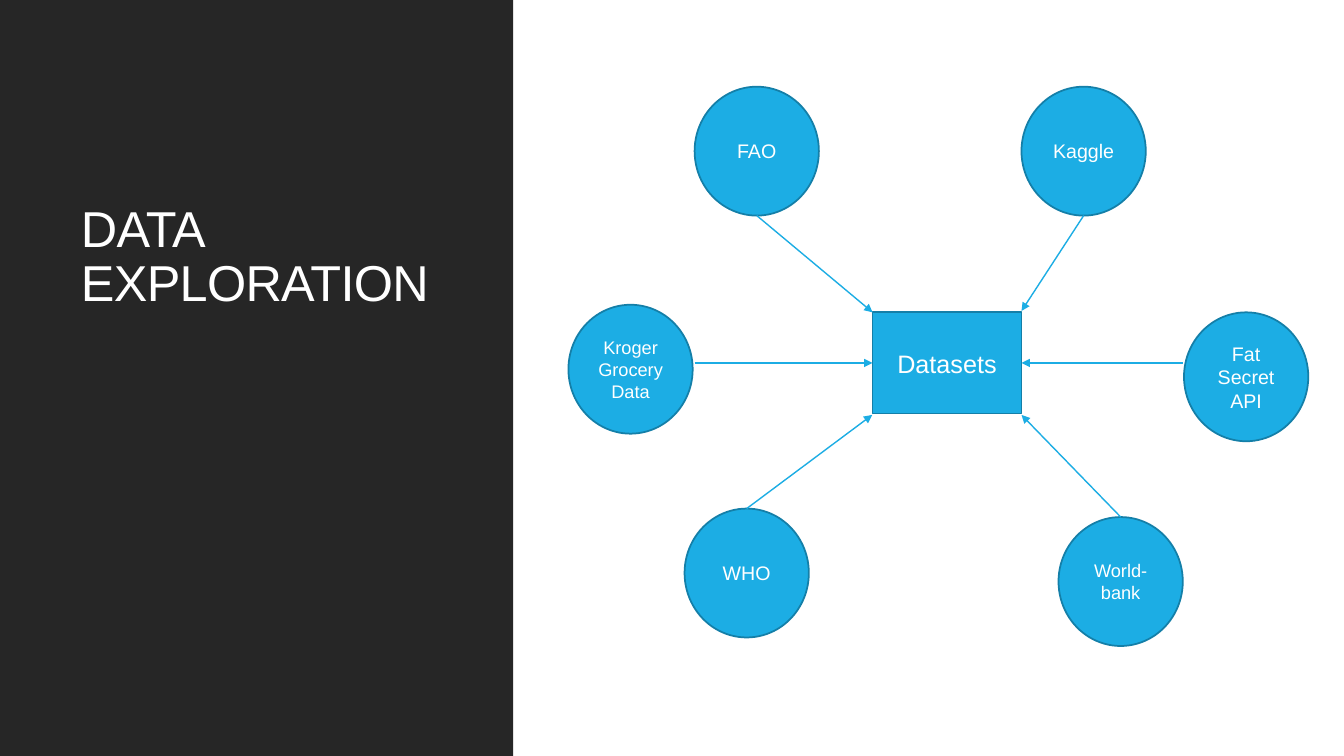
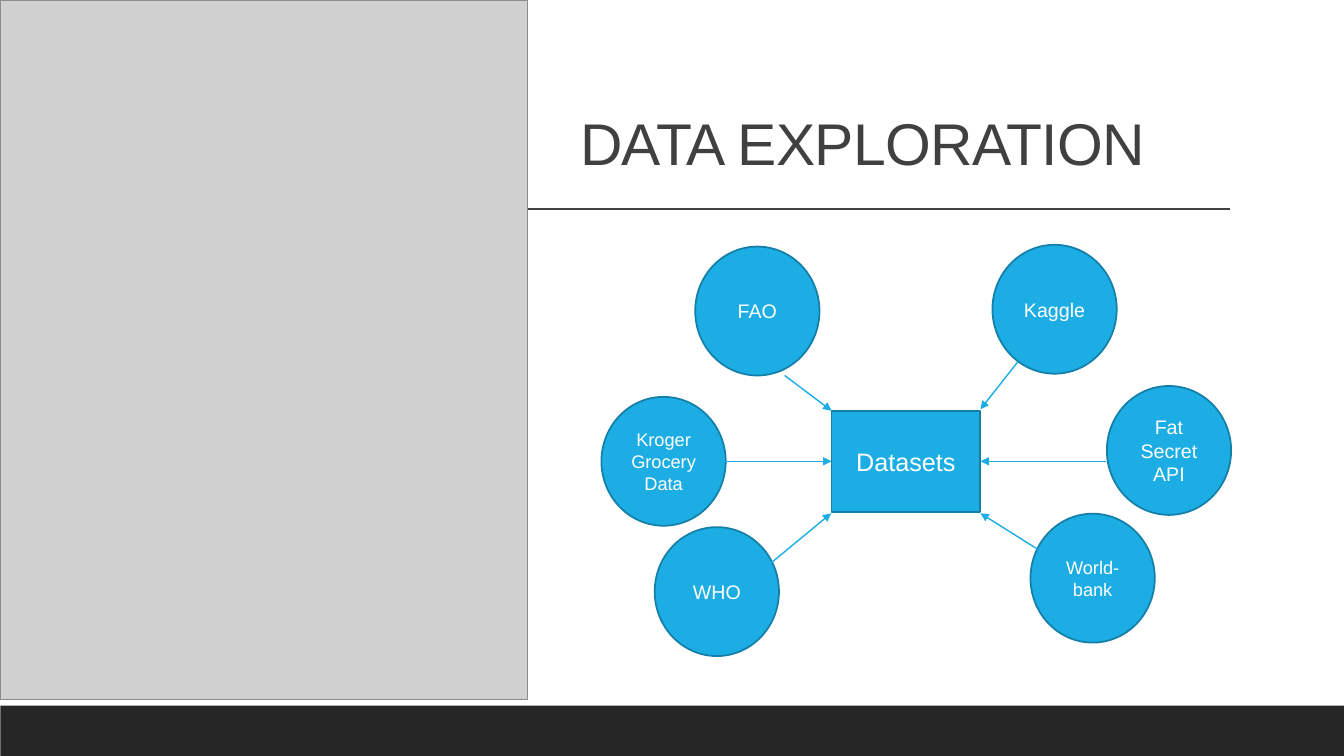
Before and after one commit to cbeachey/project1_influencers, a slide deck: slide 8 of Effects of Sugar Consumption.pptx (slide 7 before the commit). Drawn at 1344x756 pixels with LibreOffice and Linux fonts; fonts in the diff are those of the drawing; grey boxes stand for pictures. Boxes give left, top, right and bottom in pixels: in the first picture for what was removed or moved away, otherwise in the second. Text is boxed around its words. In the diff, an @@ line names an element or a change of style, - is before the commit and + after.

```diff
--- a/Effects of Sugar Consumption.pptx
+++ b/Effects of Sugar Consumption.pptx
@@ rectangle removed at (0, 0, 513, 756) @@
@@ picture added at (0, 0, 527, 700) @@
@@ title "DATA EXPLORATION": place and size @@
-title "DATA EXPLORATION" at (81, 212, 429, 302)
+title "DATA EXPLORATION" at (580, 124, 1145, 166)
@@ title "DATA EXPLORATION" at (580, 124, 1145, 166): size 36 to 42 pt, text colour #FFFFFF to #404040 @@
@@ line added from (132, 210) to (1231, 210), #404040 1 pt @@
@@ arrow removed from (757, 216) to (873, 313) @@
@@ arrow removed from (1084, 216) to (1021, 311) @@
@@ ellipse "FAO": place and size @@
-ellipse "FAO" at (695, 87, 819, 216)
+ellipse "FAO" at (696, 247, 820, 376)
@@ ellipse "Kaggle": place and size @@
-ellipse "Kaggle" at (1021, 87, 1145, 216)
+ellipse "Kaggle" at (993, 245, 1117, 374)
@@ arrow moved from (695, 363) - (873, 363) to (784, 376) - (832, 410) @@
@@ arrow added from (1017, 362) to (981, 409), #1CADE4 1 pt @@
@@ arrow removed from (1183, 363) to (1021, 363) @@
@@ ellipse "Fat Secret API": place and size @@
-ellipse "Fat Secret API" at (1185, 313, 1309, 442)
+ellipse "Fat Secret API" at (1107, 386, 1231, 515)
@@ ellipse "Kroger Grocery Data": place and size @@
-ellipse "Kroger Grocery Data" at (569, 304, 693, 434)
+ellipse "Kroger Grocery Data" at (602, 397, 726, 526)
@@ rectangle "Datasets": place and size @@
-rectangle "Datasets" at (873, 313, 1022, 413)
+rectangle "Datasets" at (832, 410, 981, 511)
@@ arrow moved from (747, 509) - (872, 415) to (723, 462) - (832, 462) @@
@@ arrow moved from (1121, 517) - (1021, 415) to (1107, 462) - (981, 462) @@
@@ ellipse "WHO": place and size @@
-ellipse "WHO" at (685, 509, 809, 638)
+ellipse "WHO" at (655, 527, 779, 656)
@@ arrow added from (772, 563) to (832, 513), #1CADE4 1 pt @@
@@ arrow added from (1037, 549) to (981, 513), #1CADE4 1 pt @@
@@ ellipse "World-bank": place and size @@
-ellipse "World-bank" at (1059, 517, 1183, 646)
+ellipse "World-bank" at (1030, 514, 1154, 643)
@@ rectangle added at (0, 706, 1344, 756), fill #262626 @@
```
Also in this commit, not shown: 1 other file.
